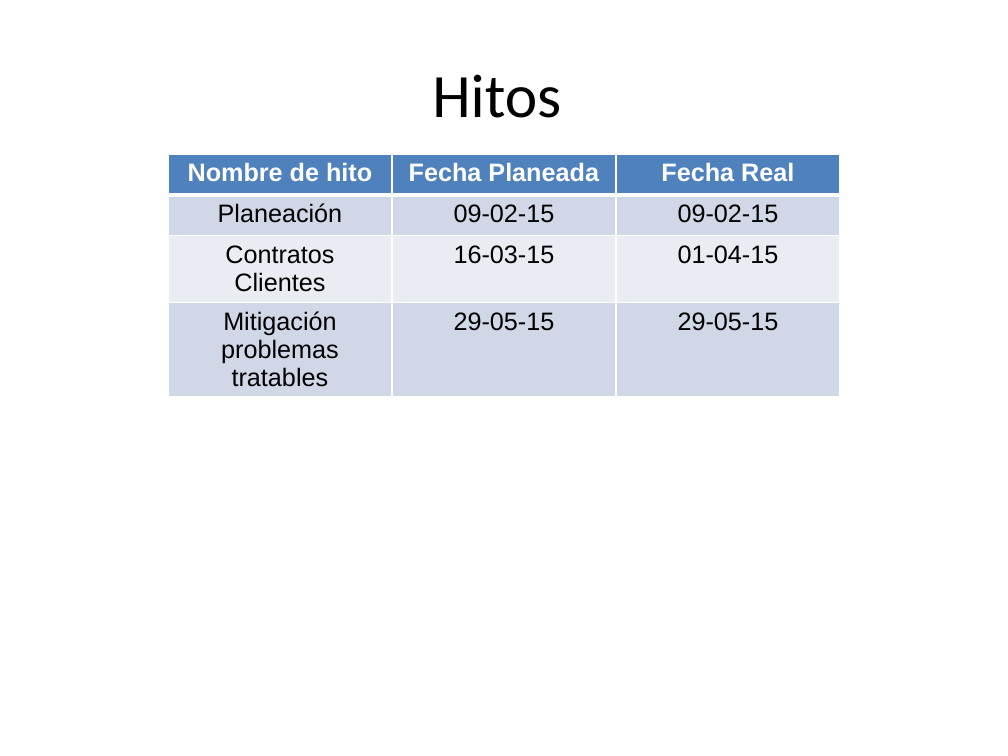
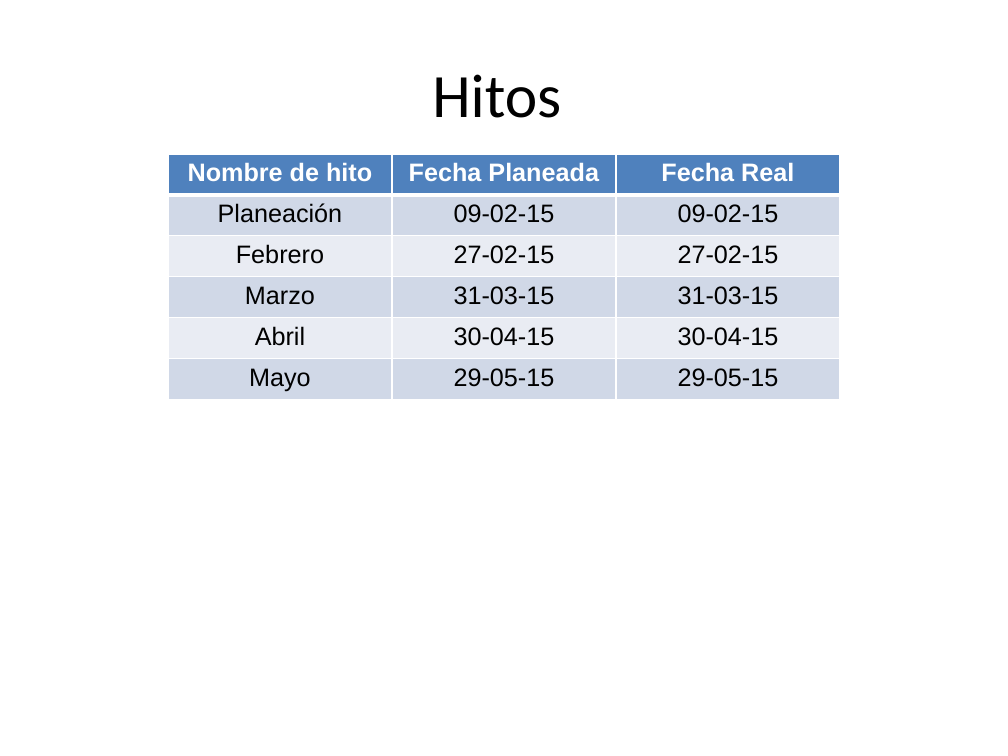
Before and after one commit to jovannyzepeda/qtp, a slide deck: slide 2 of qualtcom/Organizacional/Medicion y Monitoreo/Reporte Monitoreo-150529.pptx. Drawn at 1008x756 pixels with LibreOffice and Linux fonts; fonts in the diff are those of the drawing; background and template pictures are left out. Boxes give left, top, right and bottom in pixels: in the first picture for what was removed or moved away, otherwise in the second. Text is boxed around its words. In the diff, an @@ line names an element or a change of style, - is before the commit and + after.

Commit message:
Actualizacion Hitos Mayo

```diff
--- a/qualtcom/Organizacional/Medicion y Monitoreo/Reporte Monitoreo-150529.pptx
+++ b/qualtcom/Organizacional/Medicion y Monitoreo/Reporte Monitoreo-150529.pptx
@@ table at box(168, 154, 840, 399) @@
-row 3: Contratos Clientes | 16-03-15 | 01-04-15
-row 4: Mitigación problemas tratables | 29-05-15 | 29-05-15
+row 3: Febrero | 27-02-15 | 27-02-15
+row 4: Marzo | 31-03-15 | 31-03-15
+row 5: Abril | 30-04-15 | 30-04-15
+row 6: Mayo | 29-05-15 | 29-05-15
```
